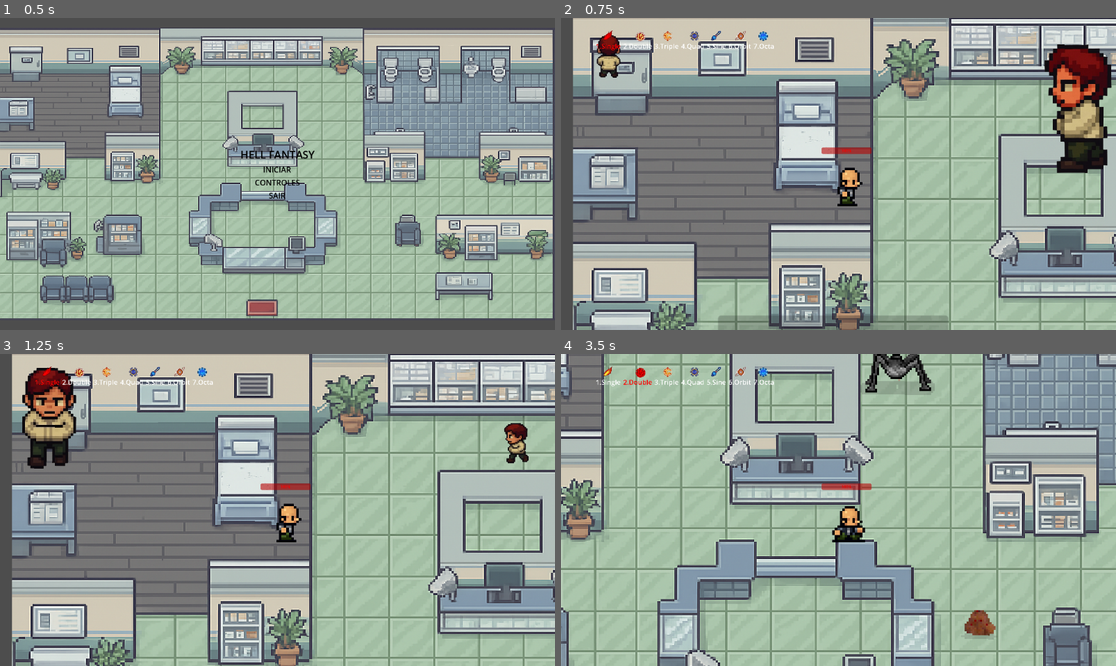
Above: before the commit, frames 1-4 (two rows, left to right).
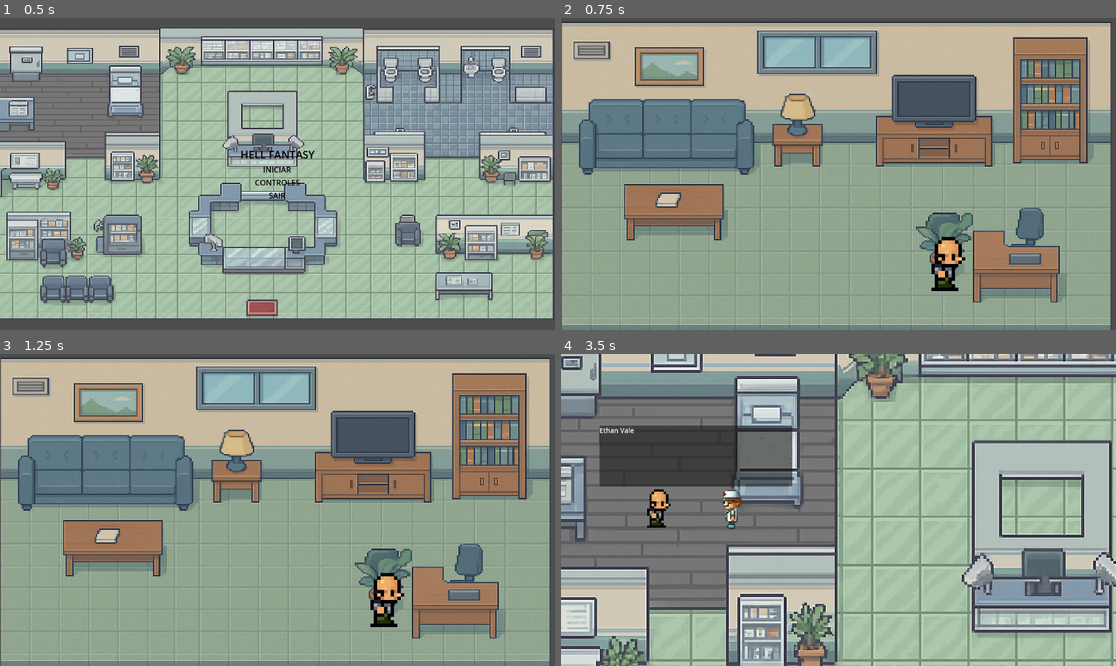
Above: after the commit, the same moments.

Repository: levi-tabosa/trabai_andrea
Game: Godot game, scene res://scenes/tela_inicial.tscn
Same seed, same stepped clock (60 frames per second), same inputs: the game is played once before the commit and once after it. This scene is started directly instead of the project's main scene.
Inputs:
- Up to frame 1 (0.5 s): no input
- Up to frame 2 (0.75 s): click "INICIAR" at 0.5 s
- Up to frame 3 (1.25 s): no input
- Up to frame 4 (3.5 s): tap Enter (ui_accept) at 1.25, 1.52, 2.27 s; hold Right (ui_right) 1.28-2.03 s; tap Keypad Enter (enter) at 1.35 s; hold Down (ui_down) 2.03-2.78 s; tap 1 (select-1) at 2.1 s; hold Right (ui_right) from 2.78 s (still down); tap 2 (select-2) at 2.85 s

Frame 1 is identical in both runs. In frame 2, 87% of the frame differs, in the area x 0-100%, y 0-100%; in frame 3, 88%; in frame 4, 76%.

Commit message:
Update tela_inicial.gd

Diff:
--- a/scripts/tela_inicial.gd
+++ b/scripts/tela_inicial.gd
@@ -2,7 +2,7 @@
 
 
 func _on_start_pressed() -> void:
-	get_tree().change_scene_to_file("res://scenes/main.tscn")
+	get_tree().change_scene_to_file("res://scenes/cutscene_2.tscn")
 
 
 func _on_controls_pressed() -> void:
